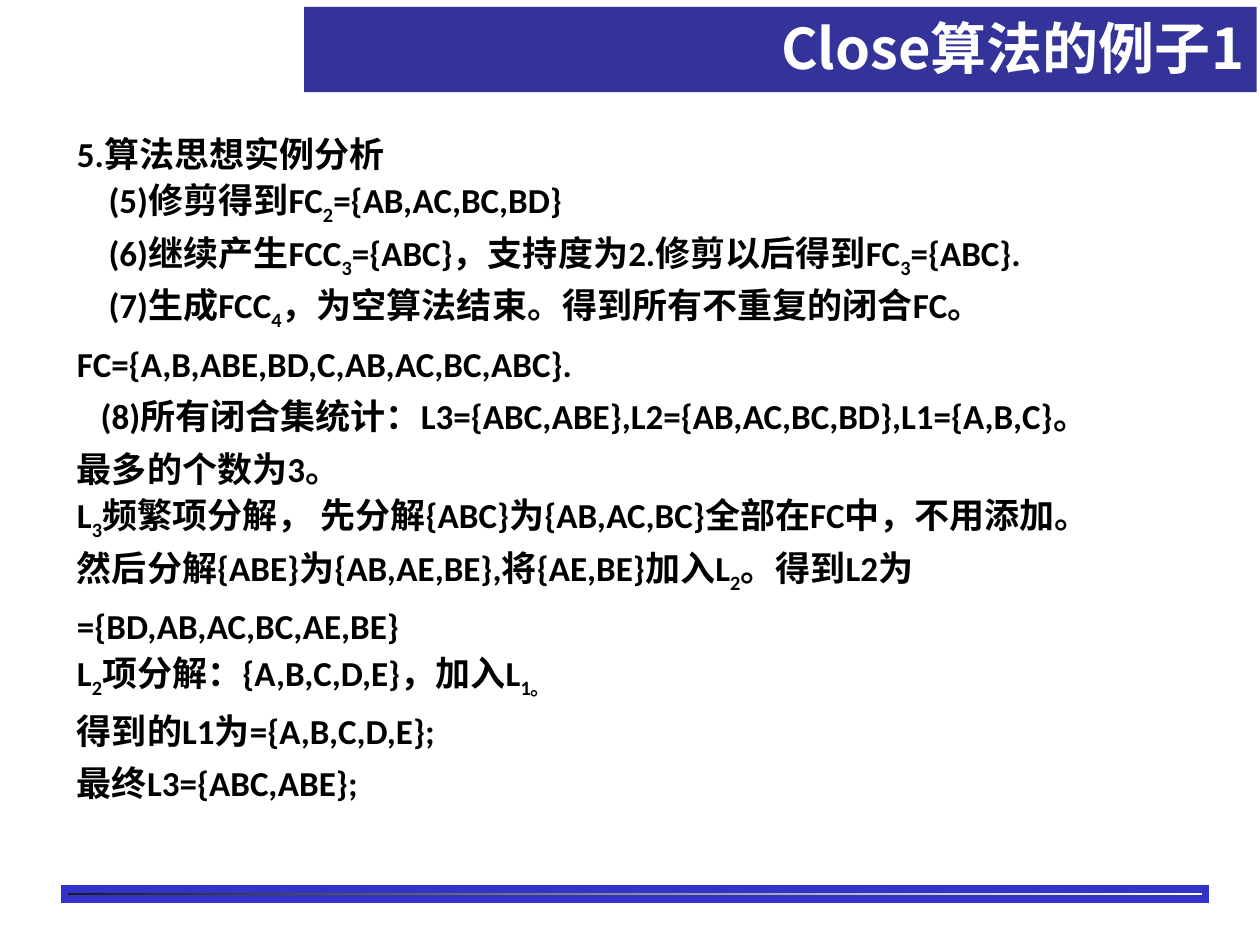
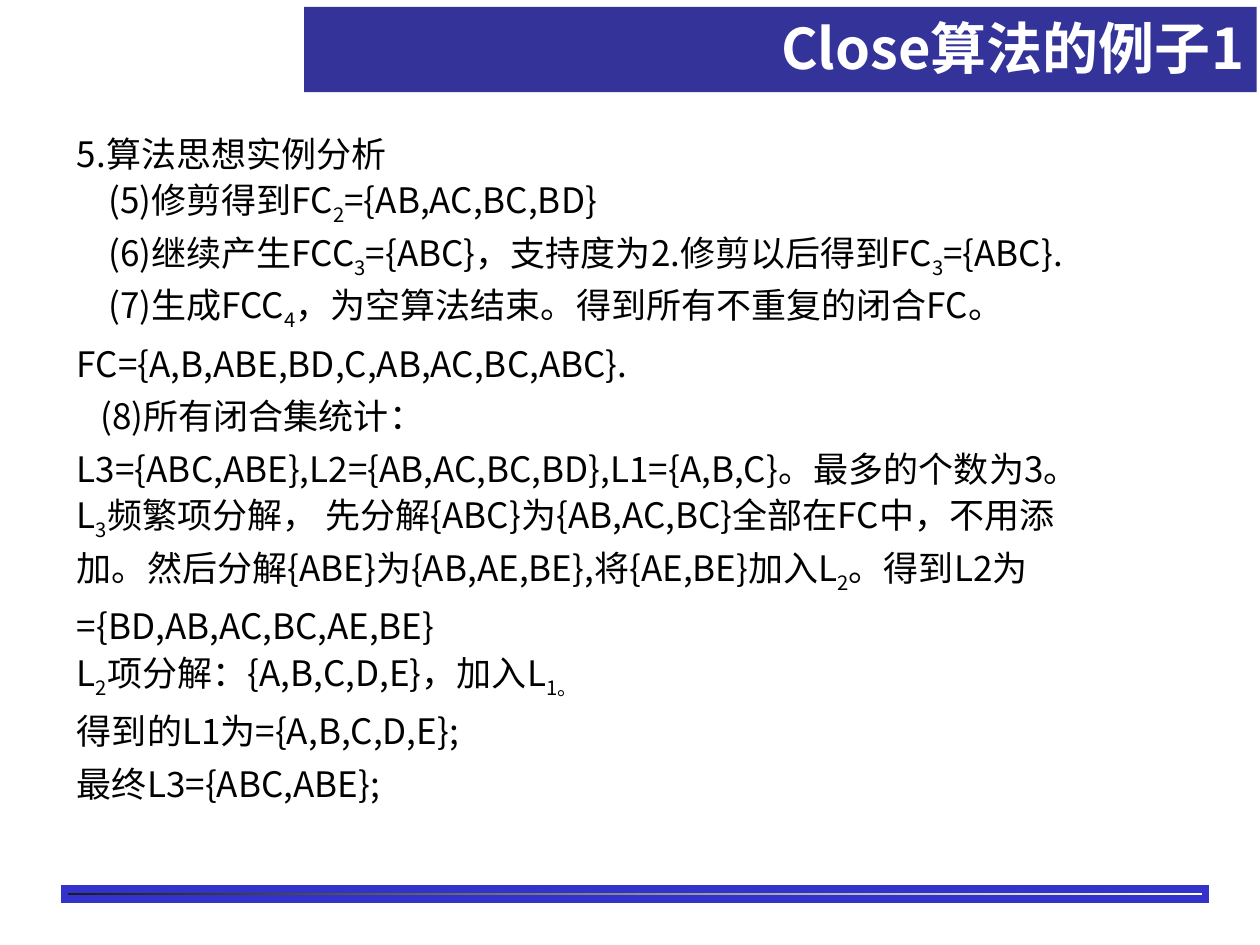
Before and after one commit to shfkuang/shfkuang.github.io, a slide deck: slide 20 of dm/ch3.2.ppt. Drawn at 1260x945 pixels with LibreOffice and Linux fonts; fonts in the diff are those of the drawing; background and template pictures are left out. Boxes give left, top, right and bottom in pixels: in the first picture for what was removed or moved away, otherwise in the second. Text is boxed around its words. In the diff, an @@ line names an element or a change of style, - is before the commit and + after.

```diff
--- a/dm/ch3.2.ppt
+++ b/dm/ch3.2.ppt
@@ text "5.算法思想实例分析" at (77, 137, 1079, 804): font Calibri to Noto Sans CJK SC, bold off @@
```
Also in this commit, not shown: 8 other slides changed.
